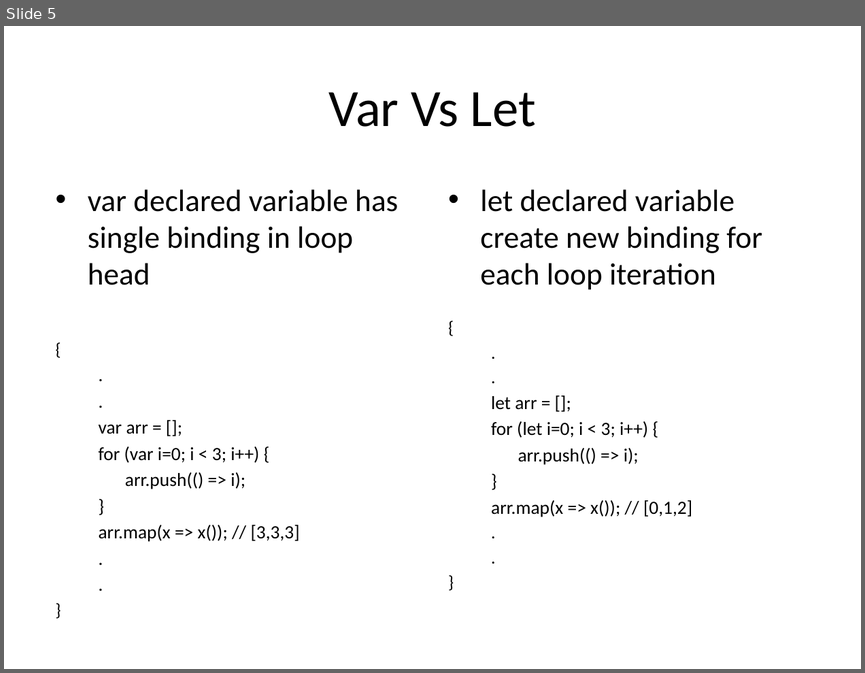
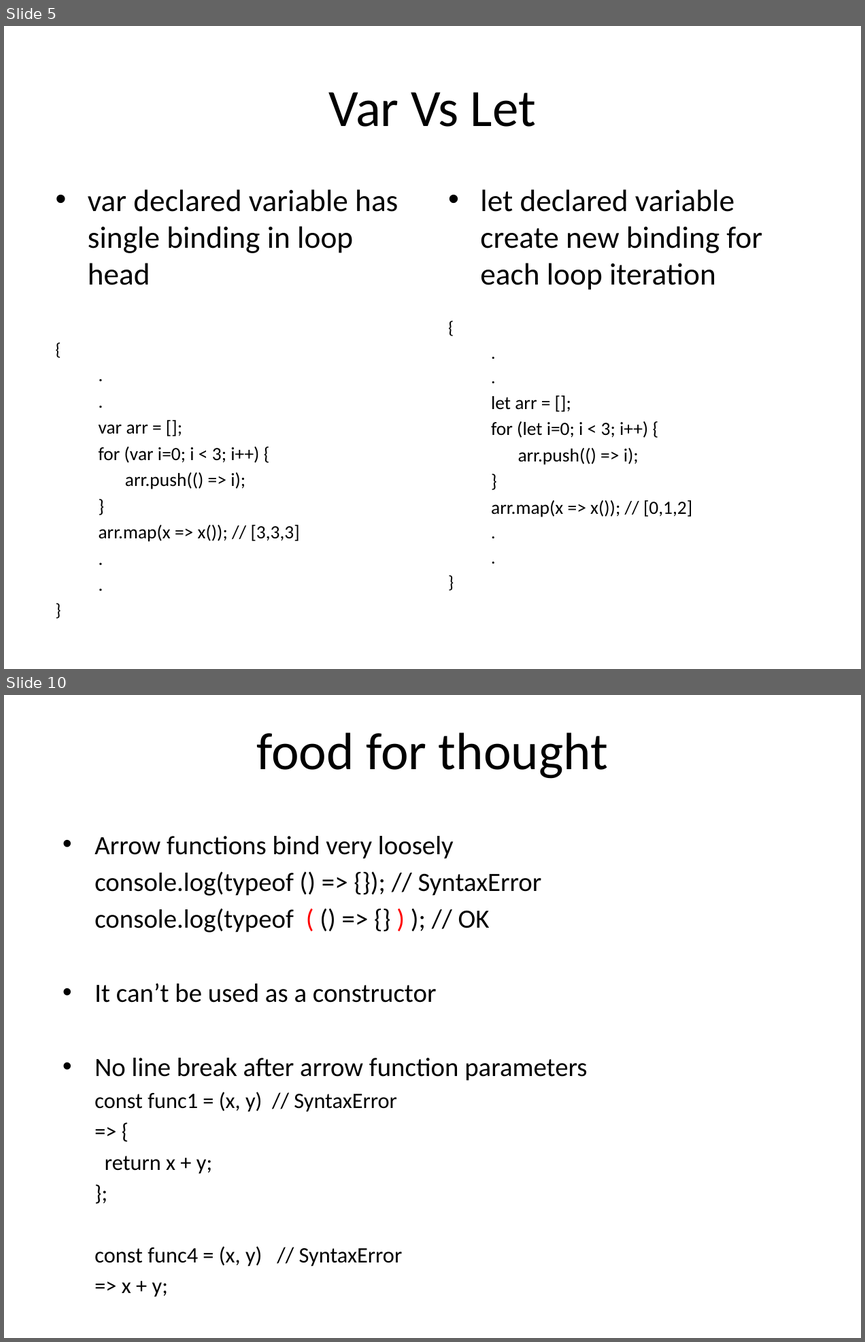
Before and after one commit to jaybidwai02/jsFrameworks, a slide deck: es6/ES6.pptx. Shown one above the other, each under a label of ours: slide 5 before the commit, slides 5 and 10 after it; the slides between them are not shown. The pictures are 865x673 and 865x1342 pixels, drawn with LibreOffice and Linux fonts; fonts in the diff are those of the drawing. Boxes give left, top, right and bottom in pixels: in the first picture for what was removed or moved away, otherwise in the second. Text is boxed around its words. In the diff, an @@ line names an element or a change of style, - is before the commit and + after.

```diff
--- a/es6/ES6.pptx
+++ b/es6/ES6.pptx
@@ slide 10 added at (4, 695, 861, 1338), background #FFFFFF @@
@@ title added at (256, 732, 608, 779), 44 pt, text #000000 @@
+food for thought
@@ text added at (94, 836, 587, 1297), 22.2 pt, text #000000 @@
+• Arrow functions bind very loosely
+console.log(typeof () => {}); // SyntaxError
+console.log(typeof ( () => {} ) ); // OK
+• It can’t be used as a constructor
+• No line break after arrow function parameters
+const func1 = (x, y) // SyntaxError
+=> {
+return x + y;
+};
+const func4 = (x, y) // SyntaxError
+=> x + y;
```
Also in this commit, not shown: 12 other slides added, 1 other file.
